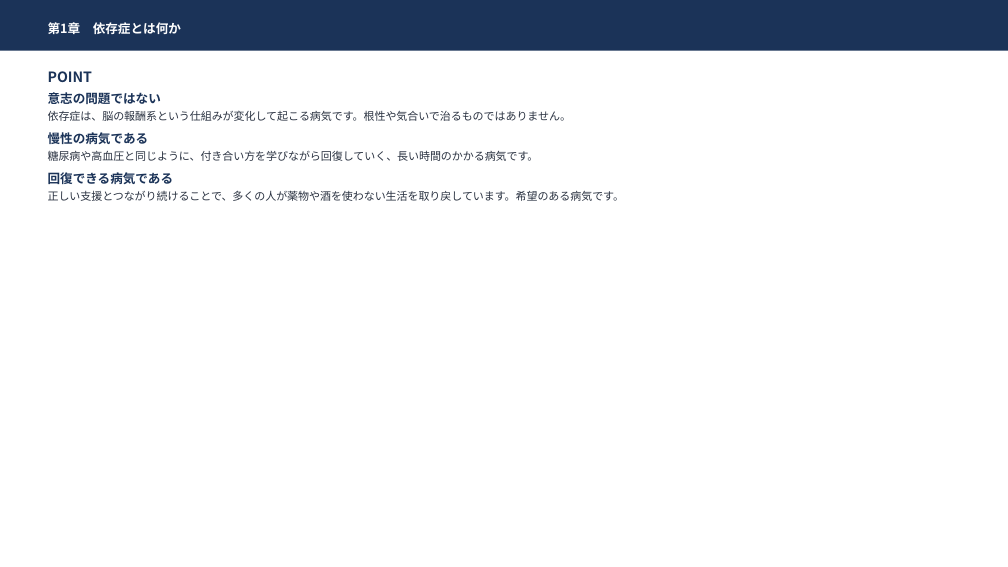
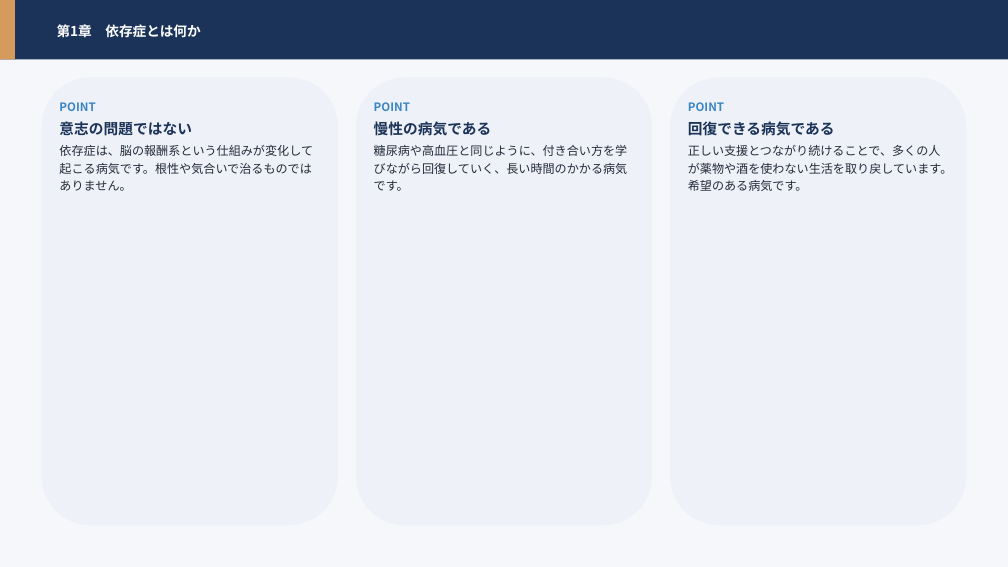
Before and after one commit to hiderock84-sys/darca, a slide deck: slide 9 of public/manual.pptx (slide 7 before the commit). Drawn at 1008x567 pixels with LibreOffice and Linux fonts; fonts in the diff are those of the drawing. Boxes give left, top, right and bottom in pixels: in the first picture for what was removed or moved away, otherwise in the second. Text is boxed around its words. In the diff, an @@ line names an element or a change of style, - is before the commit and + after.

```diff
--- a/public/manual.pptx
+++ b/public/manual.pptx
@@ rectangle: place and size @@
-rectangle at [0,0,1008,51]
+rectangle at [0,0,1008,60]
@@ rectangle added at [0,0,1008,567], fill #F5F7FB @@
@@ rectangle added at [0,0,15,60], fill #D69A5C @@
@@ text "第1章 依存症とは何か": place and size @@
-text "第1章 依存症とは何か" at [48,22,181,34]
+text "第1章 依存症とは何か" at [57,24,200,38]
@@ text "第1章 依存症とは何か" at [57,24,200,38]: size 12 to 13 pt; line spacing 1.18 to 1.2 @@
@@ rounded rectangle added at [42,77,338,526], fill #EEF1F7 @@
@@ rounded rectangle added at [356,77,653,526], fill #EEF1F7 @@
@@ rounded rectangle added at [670,77,966,526], fill #EEF1F7 @@
@@ text at [48,92,571,121]: paragraphs removed @@
-意志の問題ではない
-依存症は、脳の報酬系という仕組みが変化して起こる病気です。根性や気合いで治るものではありません。
@@ text added at [59,102,313,191], 11.5 pt, text #242C3A @@
+POINT
+意志の問題ではない
+依存症は、脳の報酬系という仕組みが変化して起こる病気です。根性や気合いで治るものではありません。
@@ text "POINT": place and size @@
-text "POINT" at [48,71,624,201]
+text "POINT" at [374,102,628,191]
@@ text "POINT" at [374,102,628,191]: size 13.5 to 11 pt, text colour #1B3358 to #3A86C4 in "POINT"; size 12 to 14 pt in "慢性の病気である"; size 10.5 to 11.5 pt, text colour #2B3342 to #242C3A in "糖尿病や高血圧と同じように、付き合い方を学びながら回復していく、長い時間のかかる病気です。"; line spacing 1.18 to 1.2; less space between paragraphs; more space between paragraphs @@
@@ text added at [688,102,952,191], 11.5 pt, text #242C3A @@
+POINT
+回復できる病気である
+正しい支援とつながり続けることで、多くの人が薬物や酒を使わない生活を取り戻しています。希望のある病気です。
@@ text at [48,172,624,201]: paragraphs removed @@
-回復できる病気である
-正しい支援とつながり続けることで、多くの人が薬物や酒を使わない生活を取り戻しています。希望のある病気です。
```
Also in this commit, not shown: 59 other slides changed, 21 slides added, 3 slides removed, 1 other file.
